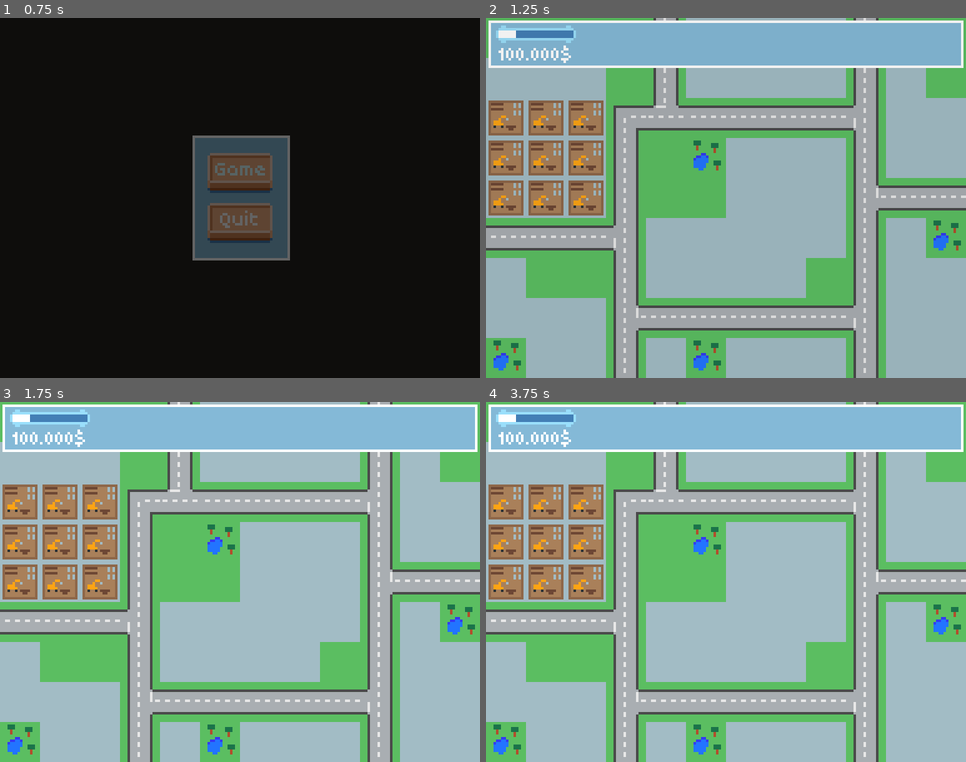
Above: before the commit, frames 1-4 (two rows, left to right).
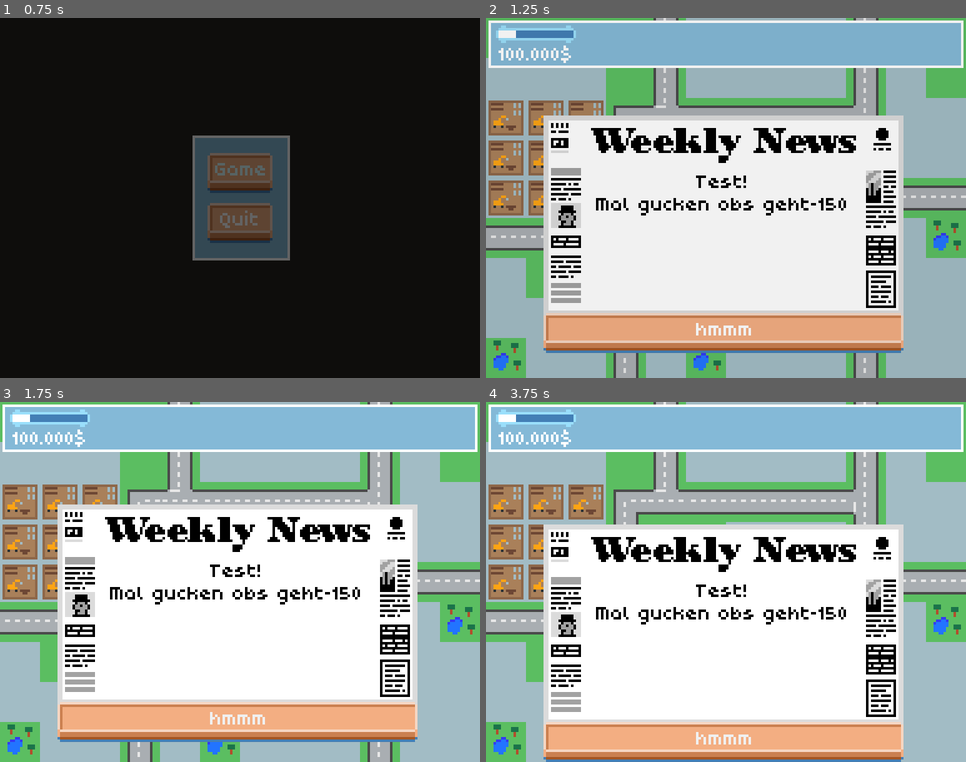
Above: after the commit, the same moments.

Repository: Byteron/ludum-dare-44
Game: Godot game, scene res://source/interface/menu/TitleScreen.tscn
The game is run twice, just before and just after one commit, with the same random seed, the same clock (stepped at 60 frames per second) and the same inputs.
Inputs (mouse positions are in pixels of both pictures, inside the frame that each line leads up to):
- Up to frame 1 (0.75 s): click "Game" at 0.5 s
- Up to frame 2 (1.25 s): no input
- Up to frame 3 (1.75 s): click (240, 715) at 1.25 s, where only the run after the commit has a clickable "hmmm"
- Up to frame 4 (3.75 s): click (726, 722) at 2 s, where only the run after the commit has a clickable "hmmm"; click (726, 556) at 2.75 s, where only the run after the commit has a clickable "hmmm"; tap Enter at 3.5 s; move the mouse to (831, 564) at 3.52 s; press the mouse at (831, 564) at 3.53 s

Frame 1 is identical in both runs. In frame 2, 49% of the frame differs, in the area x 11-87%, y 27-94%; in frame 3, 49%; in frame 4, 49%.

Commit message:
add newspaper to hud

Diff:
--- /dev/null
+++ b/source/interface/Newspaper.gd
@@ -0,0 +1,29 @@
+extends Control
+
+var slide_distance
+var visible_pos
+var hidden_pos
+
+func _ready():
+	visible_pos = rect_position
+	hidden_pos = rect_position
+	slide_distance = - rect_size.y*2 +10
+	hidden_pos.y += slide_distance
+	show_article("Test!\nMal gucken obs geht" + str(slide_distance))
+
+func show_article(text):
+	$Label.text = text
+	slide_in()
+
+func slide_in():
+	$Tween.interpolate_property(self,"rect_position",hidden_pos,visible_pos,0.8,Tween.TRANS_BACK,Tween.EASE_OUT)
+	$Tween.start()
+
+func slide_out():
+	$Tween.interpolate_property(self,"rect_position",visible_pos,hidden_pos,0.8,Tween.TRANS_BACK,Tween.EASE_IN)
+	$Tween.start()
+
+
+func _on_Button_pressed():
+	if not $Tween.is_active():
+		slide_out()
--- a/source/interface/Newspaper.tscn
+++ b/source/interface/Newspaper.tscn
@@ -1,26 +1,57 @@
-[gd_scene load_steps=3 format=2]
+[gd_scene load_steps=6 format=2]
 
 [ext_resource path="res://assets/interface/theme.tres" type="Theme" id=1]
-[ext_resource path="res://assets/interface/news.png" type="Texture" id=2]
+[ext_resource path="res://source/interface/Newspaper.gd" type="Script" id=2]
+[ext_resource path="res://assets/interface/news.png" type="Texture" id=3]
+[ext_resource path="res://fonts/poco/Poco.ttf" type="DynamicFontData" id=4]
 
-[node name="Control" type="Control"]
+[sub_resource type="DynamicFont" id=1]
+size = 10
+use_mipmaps = true
+extra_spacing_top = -5
+extra_spacing_bottom = -1
+extra_spacing_space = -2
+font_data = ExtResource( 4 )
+
+[node name="Newspaper" type="Control"]
 anchor_right = 1.0
 anchor_bottom = 1.0
+margin_right = -48.0
+margin_bottom = -64.0
 theme = ExtResource( 1 )
+script = ExtResource( 2 )
 
 [node name="TextureRect" type="TextureRect" parent="."]
 margin_right = 256.0
 margin_bottom = 256.0
-texture = ExtResource( 2 )
+mouse_filter = 2
+size_flags_horizontal = 0
+size_flags_vertical = 0
+texture = ExtResource( 3 )
+stretch_mode = 3
 
 [node name="Label" type="Label" parent="."]
 margin_left = 17.0
-margin_top = 20.0
-margin_right = 130.0
-margin_bottom = 61.0
+margin_top = 23.0
+margin_right = 127.0
+margin_bottom = 74.0
+custom_fonts/font = SubResource( 1 )
 custom_colors/font_color = Color( 0, 0, 0, 1 )
 text = "Newspaper building built!
+
 The Weekly News will
 now report on the city
 and its residents.
-"
+Lalalala"
+align = 1
+autowrap = true
+
+[node name="Button" type="Button" parent="."]
+margin_left = 1.33055
+margin_top = 78.6862
+margin_right = 144.331
+margin_bottom = 94.6862
+text = "hmmm"
+
+[node name="Tween" type="Tween" parent="."]
+[connection signal="pressed" from="Button" to="." method="_on_Button_pressed"]
--- a/source/interface/hud/HUD.tscn
+++ b/source/interface/hud/HUD.tscn
@@ -1,8 +1,9 @@
-[gd_scene load_steps=4 format=2]
+[gd_scene load_steps=5 format=2]
 
 [ext_resource path="res://source/interface/hud/HUD.gd" type="Script" id=1]
 [ext_resource path="res://source/interface/hud/TopPanel.tscn" type="PackedScene" id=2]
 [ext_resource path="res://source/interface/BuildingPopup.tscn" type="PackedScene" id=3]
+[ext_resource path="res://source/interface/Newspaper.tscn" type="PackedScene" id=4]
 
 [node name="HUD" type="CanvasLayer"]
 script = ExtResource( 1 )
@@ -18,3 +19,9 @@
 margin_top = -45.5
 margin_right = 57.0
 margin_bottom = 45.5
+
+[node name="Newspaper" parent="." instance=ExtResource( 4 )]
+margin_left = 22.8334
+margin_top = 41.2559
+margin_right = -25.1666
+margin_bottom = -22.7441
Binary file changed: assets/interface/news.png
Not shown: 4 places in assets/interface/theme.tres that only renumber resources
